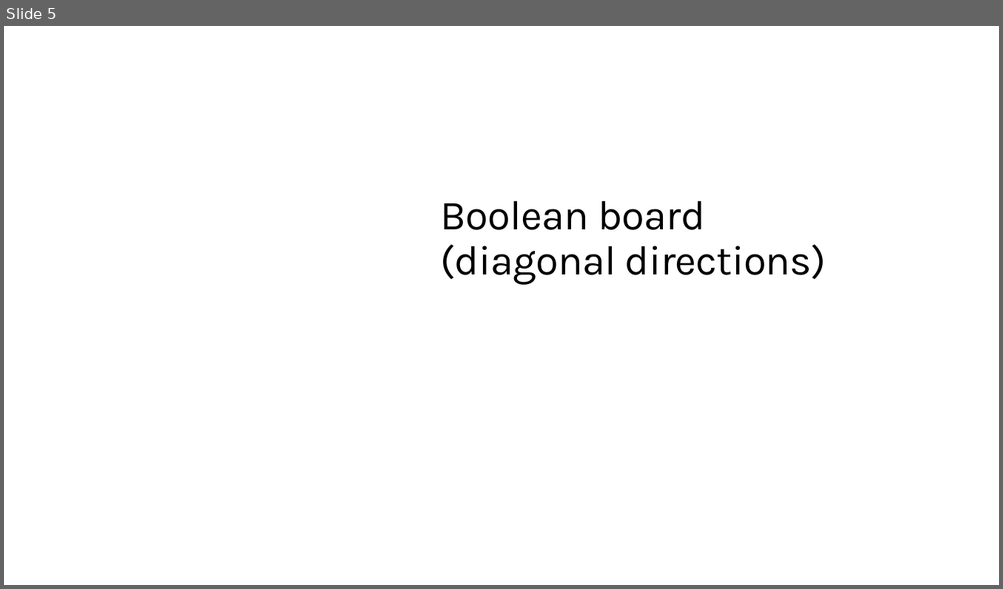
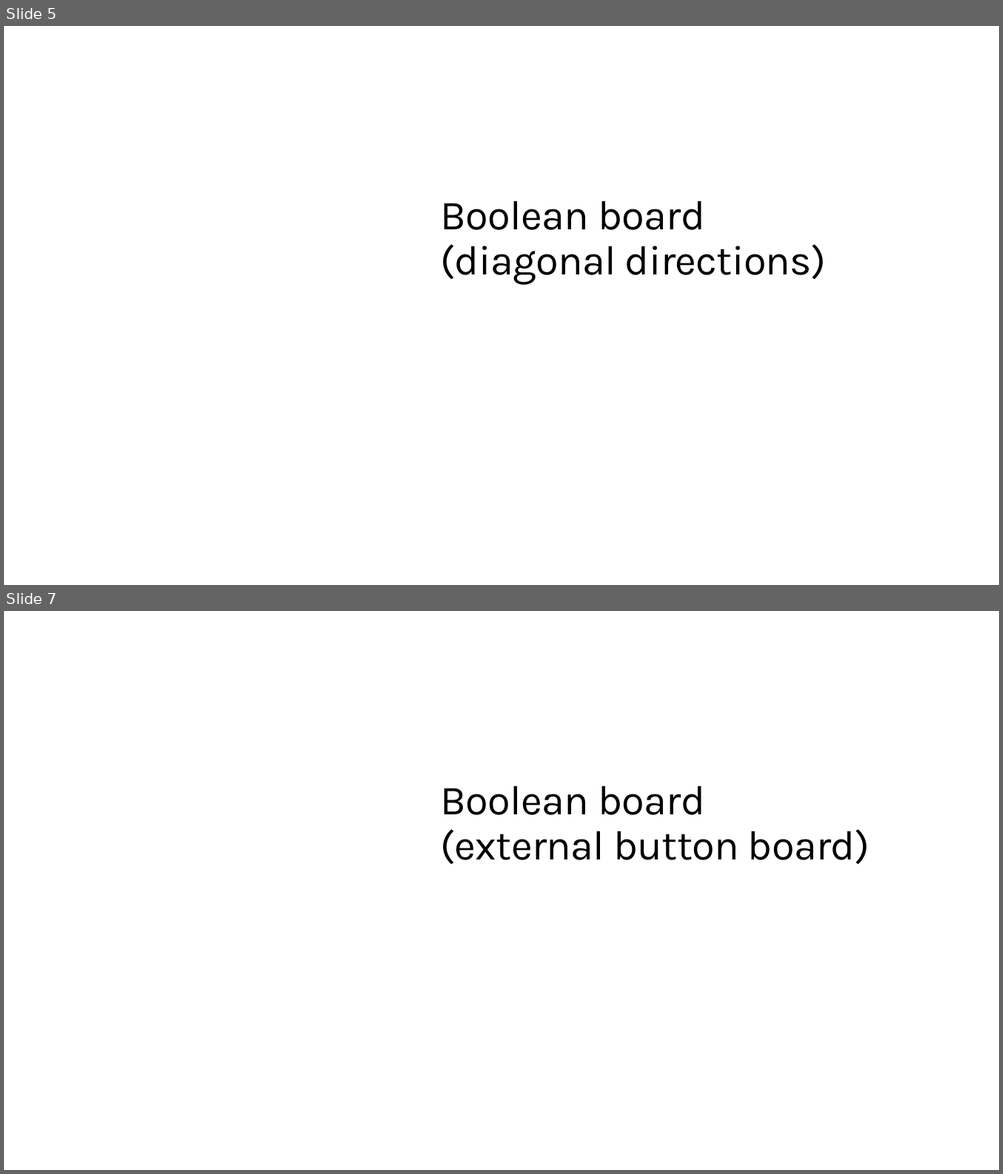
Before and after one commit to MPethick/SnakeGame, a slide deck: usage_guide.pptx. Shown one above the other, each under a label of ours: slide 5 before the commit, slides 5 and 7 after it; the slides between them are not shown. The pictures are 1003x589 and 1003x1174 pixels, drawn with LibreOffice and Linux fonts; fonts in the diff are those of the drawing; background and template pictures are left out. Boxes give left, top, right and bottom in pixels: in the first picture for what was removed or moved away, otherwise in the second. Text is boxed around its words. In the diff, an @@ line names an element or a change of style, - is before the commit and + after.

Commit message:
Update usage guide to include external button variant

```diff
--- a/usage_guide.pptx
+++ b/usage_guide.pptx
@@ slide 7 added at bbox=[4, 611, 999, 1170], background picture (left out) @@
@@ title added at bbox=[441, 786, 869, 865], 40 pt, text #000000 @@
+Boolean board (external button board)
```
Also in this commit, not shown: 3 slides changed, 1 other slide added.
